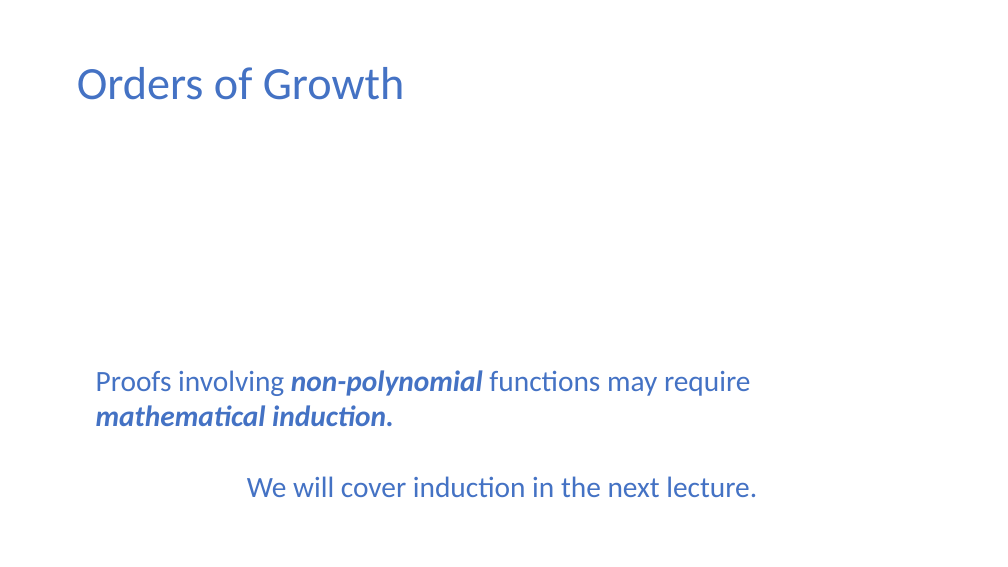
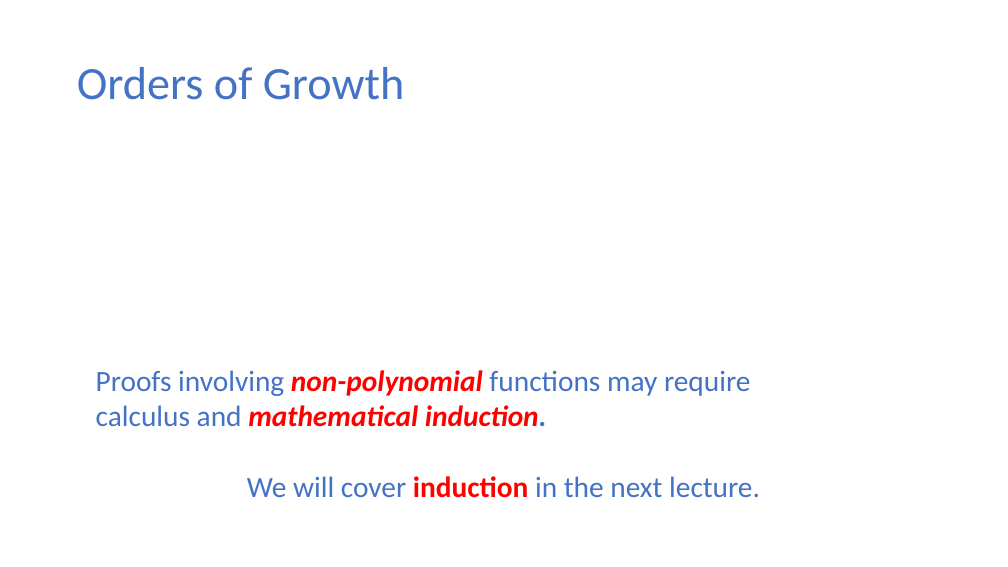
Before and after one commit to ekkapotc/EA2021, a slide deck: slide 58 of Slides/Lecture 1.pptx (slide 48 before the commit). Drawn at 1008x567 pixels with LibreOffice and Linux fonts; fonts in the diff are those of the drawing; grey boxes stand for pictures. Boxes give left, top, right and bottom in pixels: in the first picture for what was removed or moved away, otherwise in the second. Text is boxed around its words. In the diff, an @@ line names an element or a change of style, - is before the commit and + after.

Commit message:
Lecture 6

```diff
--- a/Slides/Lecture 1.pptx
+++ b/Slides/Lecture 1.pptx
@@ text at (x1=96, y1=370, x2=750, y2=427): text changed; bold off; italic off @@
-Proofs involving non-polynomial functions may require mathematical induction.
+Proofs involving non-polynomial functions may require calculus and mathematical induction.
@@ text at (x1=247, y1=476, x2=760, y2=498): text colour #4472C4 to #FF0000, bold on in "induction" @@
```
Also in this commit, not shown: 5 other slides changed, 19 slides added, 7 slides removed, 9 other files.
